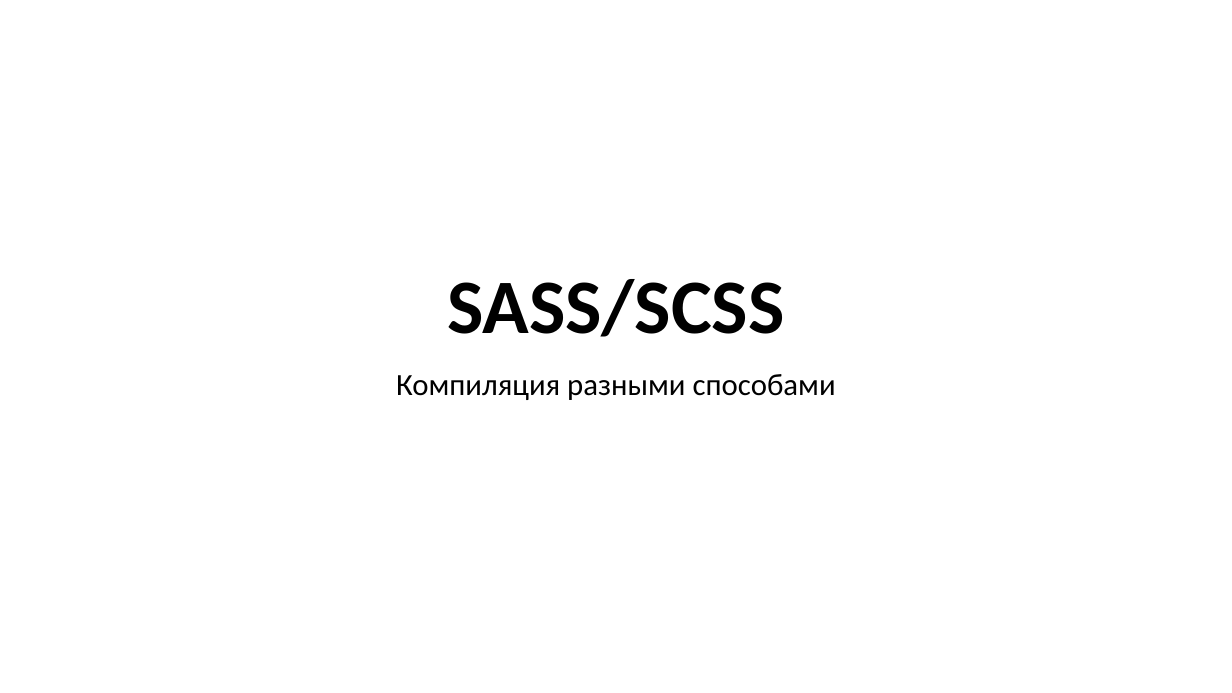
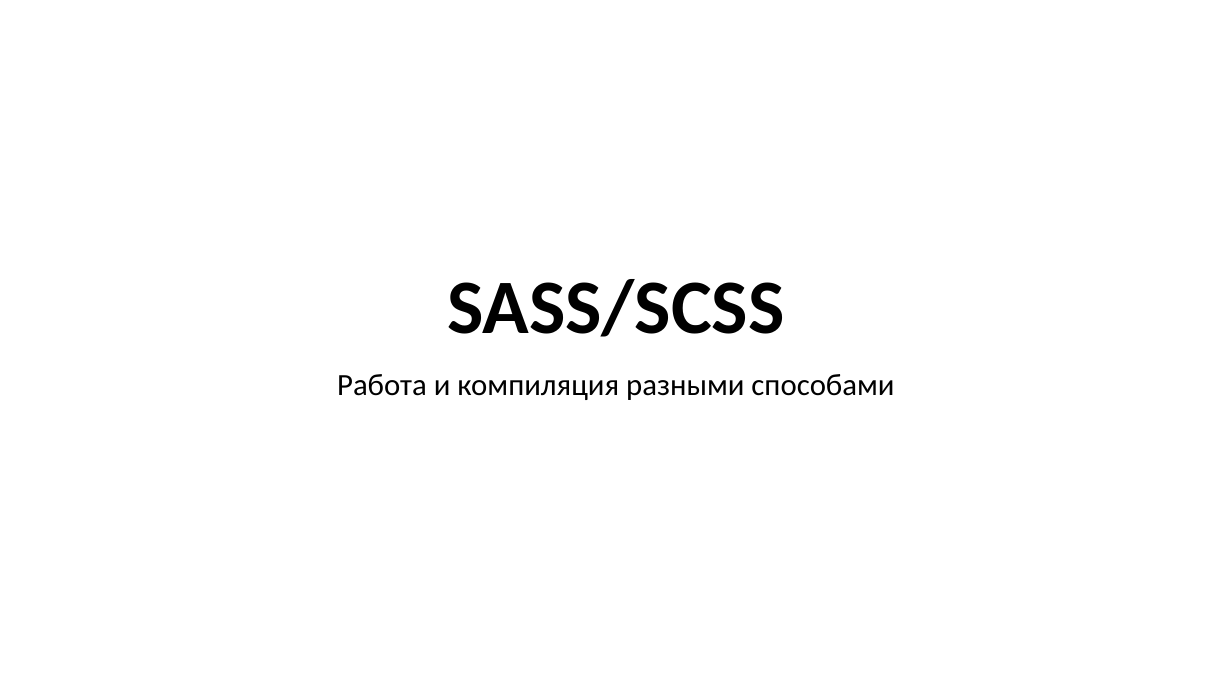
Before and after one commit to TalantRys/scss-study, a slide deck: slide 1 of sass.pptx. Drawn at 1232x693 pixels with LibreOffice and Linux fonts; fonts in the diff are those of the drawing. Boxes give left, top, right and bottom in pixels: in the first picture for what was removed or moved away, otherwise in the second. Text is boxed around its words. In the diff, an @@ line names an element or a change of style, - is before the commit and + after.

Commit message:
working on presentation

```diff
--- a/sass.pptx
+++ b/sass.pptx
@@ subtitle at (337,374,894,400): text changed @@
-Компиляция разными способами
+Работа и компиляция разными способами
```
Also in this commit, not shown: 1 other slide changed, 8 slides added, 29 slides removed.
